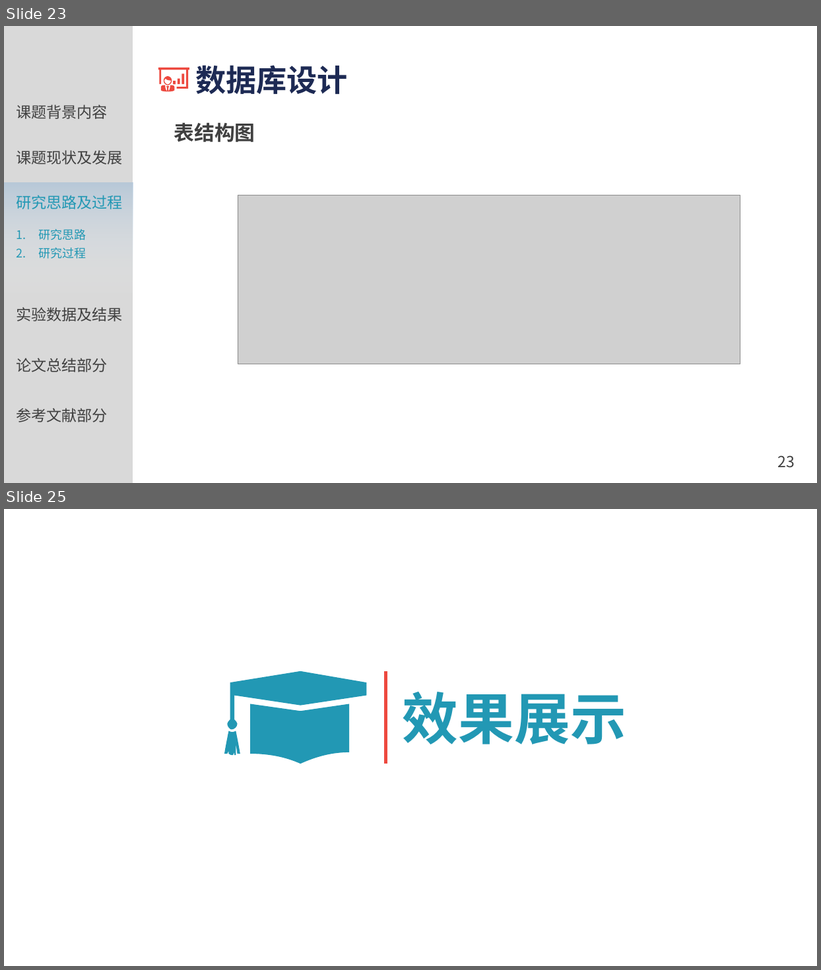
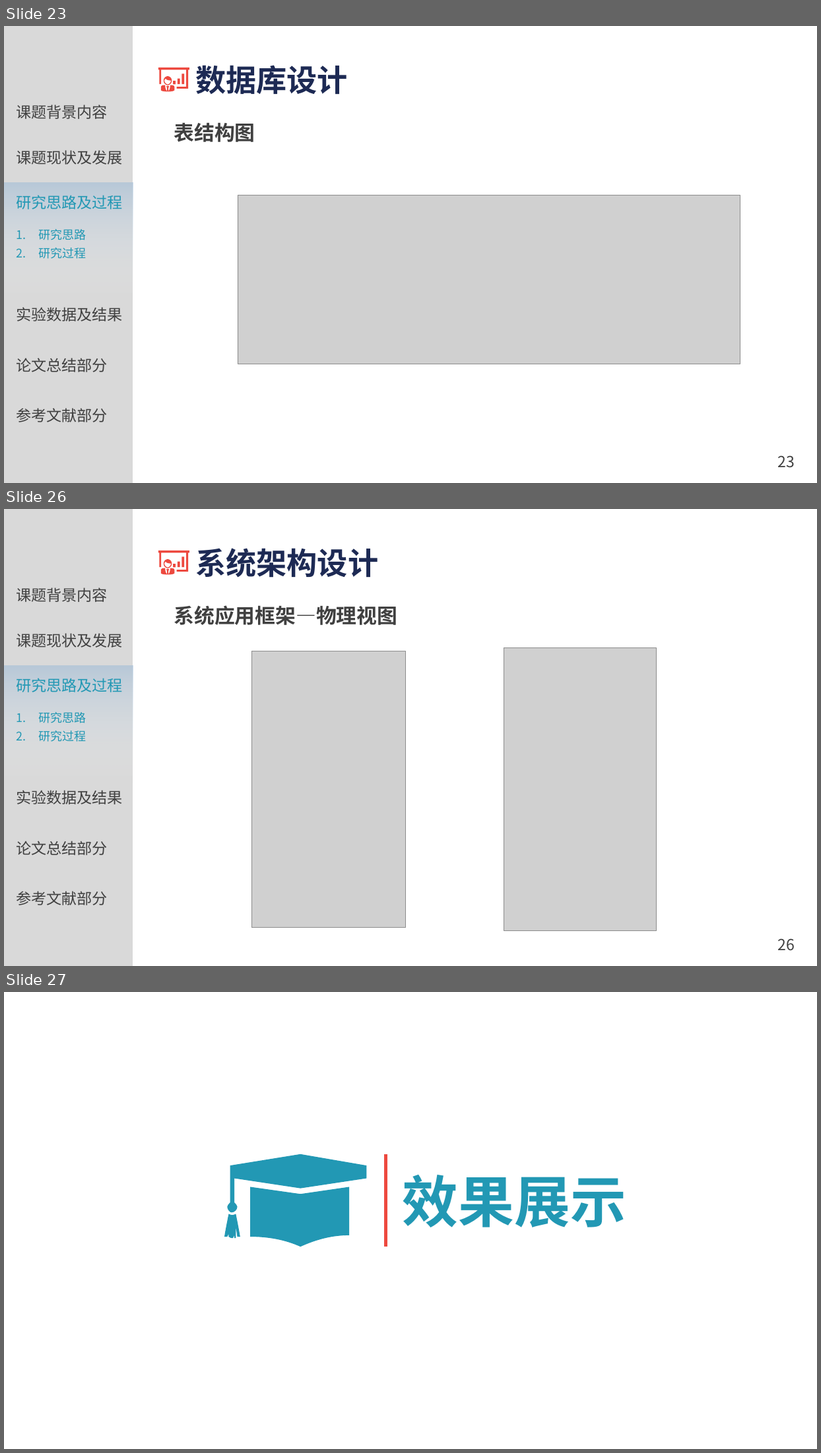
Before and after one commit to XBF2016/myWebsit, a slide deck: WebRoot/uploadfile/答辩PPT.pptx. Shown one above the other, each under a label of ours: slides 23 and 25 before the commit, slides 23, 26 and 27 after it; the slides between them are not shown. The pictures are 821x970 and 821x1453 pixels, drawn with LibreOffice and Linux fonts; fonts in the diff are those of the drawing; grey boxes stand for pictures; background and template pictures are left out. Boxes give left, top, right and bottom in pixels: in the first picture for what was removed or moved away, otherwise in the second. Text is boxed around its words. In the diff, an @@ line names an element or a change of style, - is before the commit and + after.

```diff
--- a/WebRoot/uploadfile/答辩PPT.pptx
+++ b/WebRoot/uploadfile/答辩PPT.pptx
@@ slide 26 added at [4, 509, 817, 966], background #FFFFFF; not listed: 10 template elements that a slide beside it also shows @@
@@ text added at [195, 548, 378, 578], 36 pt, text #1D2A54, bold @@
+系统架构设计
@@ freeform shape added at [158, 551, 189, 575], fill #ED493F @@
@@ text added at [174, 605, 398, 625], 24 pt, text #404040, bold @@
+系统应用框架—物理视图
@@ picture added at [252, 651, 405, 928] @@
@@ picture added at [504, 648, 657, 931] @@
@@ what was slide 25 is now slide 27 @@
```
Also in this commit, not shown: 3 slides changed, 3 other slides added, 1 slide removed, 2 other files.
